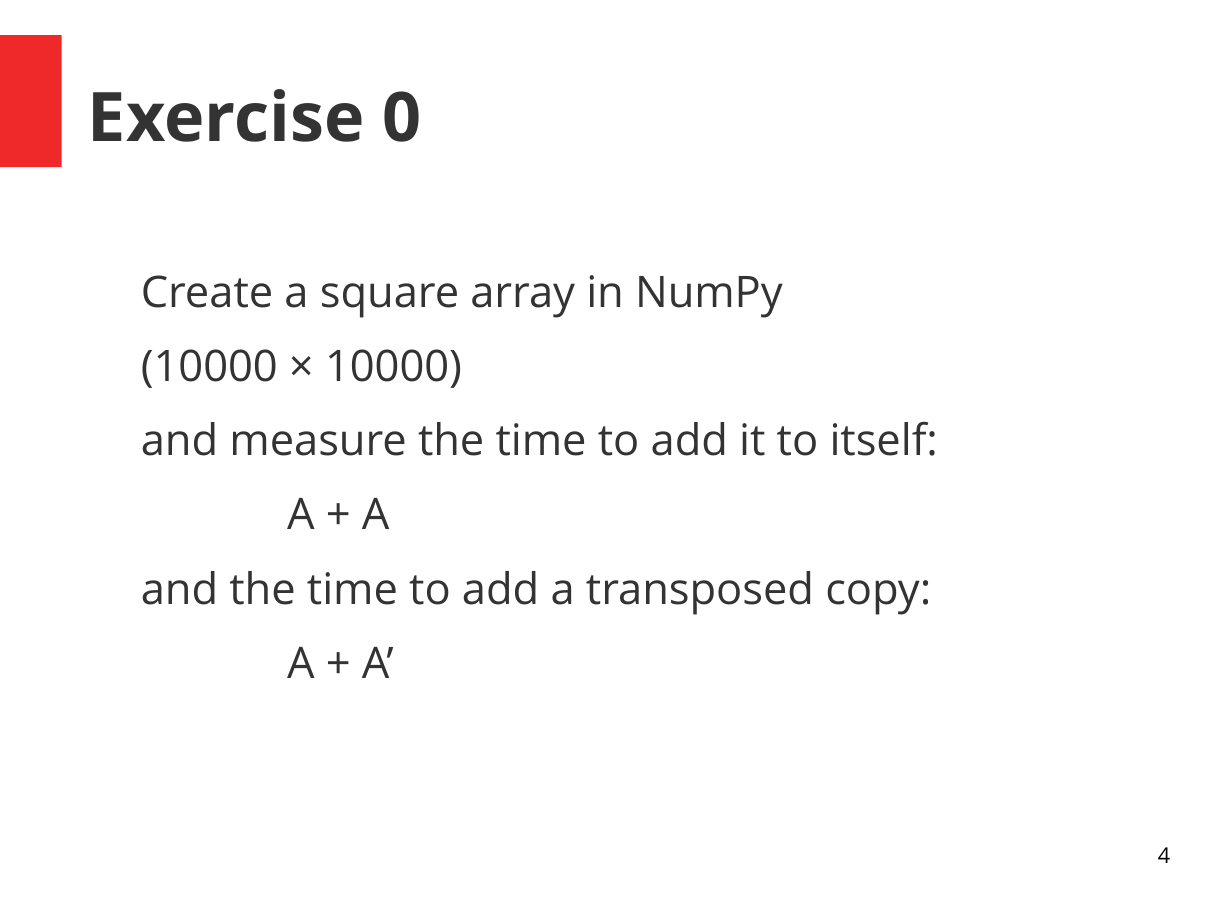
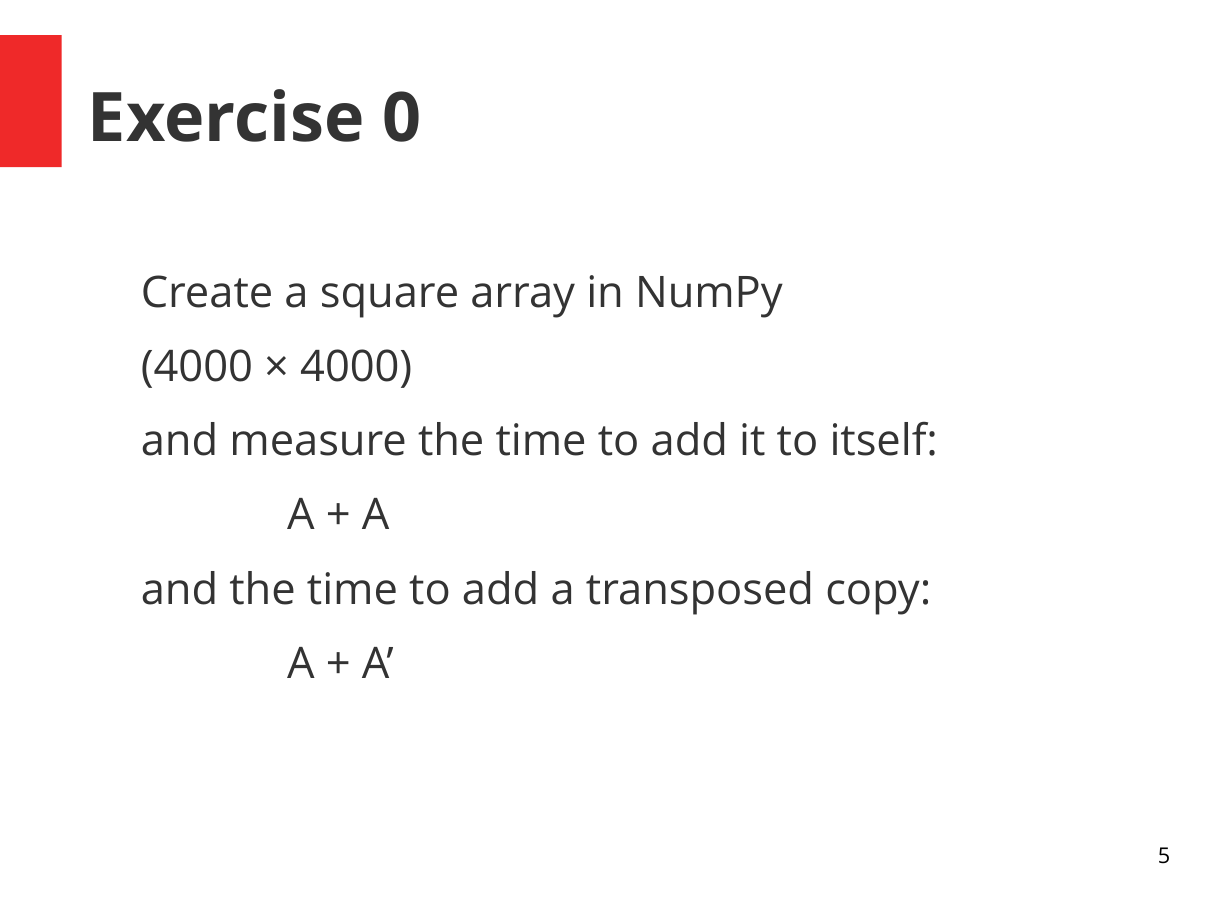
Before and after one commit to ASPP/MemoryBoundComputations, a slide deck: slide 5 of lecture/memory_bound_computations.odp (slide 4 before the commit). Drawn at 1232x924 pixels with LibreOffice and Linux fonts; fonts in the diff are those of the drawing. Boxes give left, top, right and bottom in pixels: in the first picture for what was removed or moved away, otherwise in the second. Text is boxed around its words. In the diff, an @@ line names an element or a change of style, - is before the commit and + after.

```diff
--- a/lecture/memory_bound_computations.odp
+++ b/lecture/memory_bound_computations.odp
@@ text at bbox=[141, 349, 412, 388]: text changed @@
-(10000 × 10000)
+(4000 × 4000)
@@ page number at bbox=[1158, 847, 1170, 864]: text changed @@
-4
+5
```
Also in this commit, not shown: 5 other slides changed, 4 slides added.
